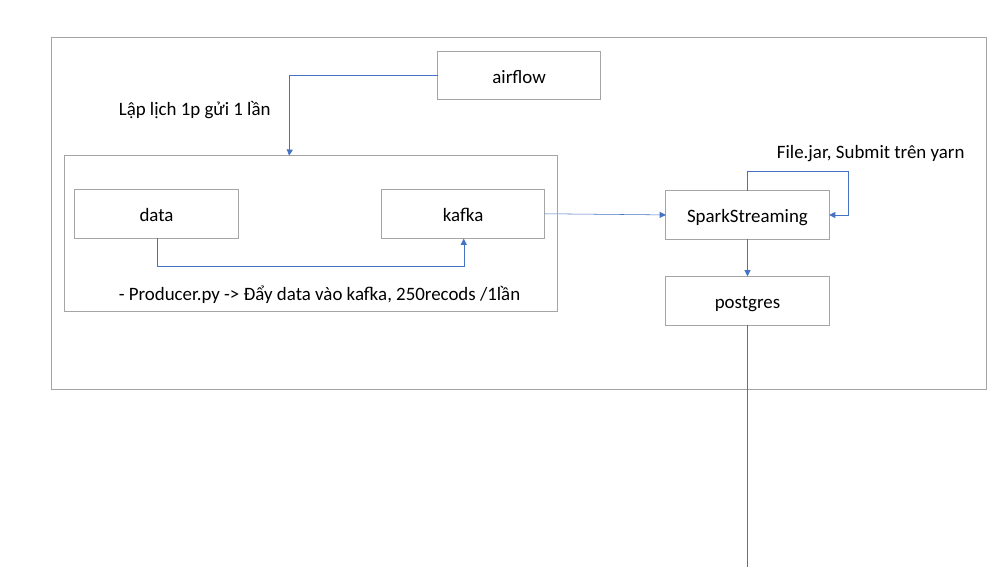
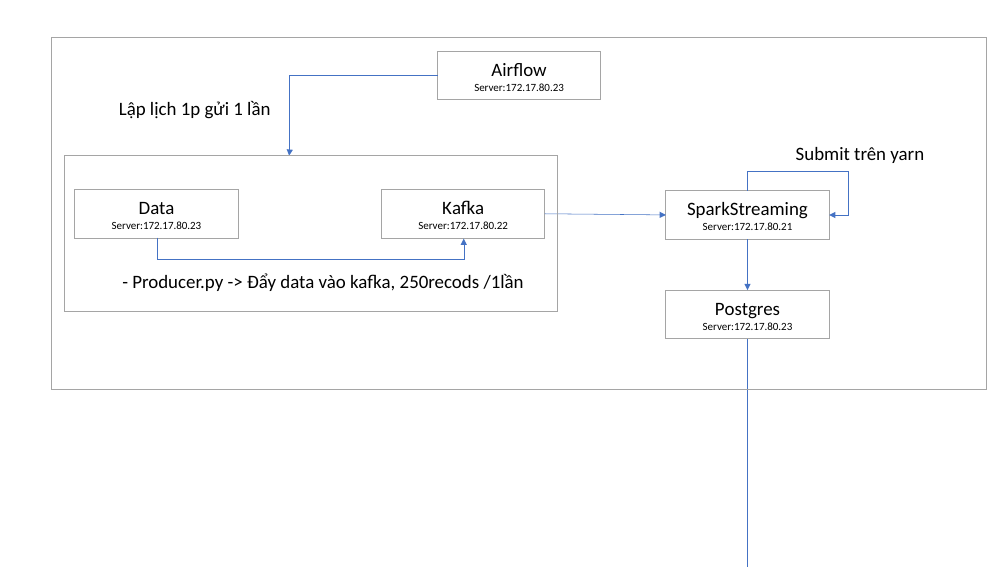
Before and after one commit to nataway/final-masterdev, a slide deck: slide 6 of slide.pptx. Drawn at 1008x567 pixels with LibreOffice and Linux fonts; fonts in the diff are those of the drawing. Boxes give left, top, right and bottom in pixels: in the first picture for what was removed or moved away, otherwise in the second. Text is boxed around its words. In the diff, an @@ line names an element or a change of style, - is before the commit and + after.

```diff
--- a/slide.pptx
+++ b/slide.pptx
@@ text in rectangle at (474, 63, 564, 91): text changed; size 18 to 10.5 pt @@
-airflow
+Airflow
+Server:172.17.80.23
@@ text at (796, 147, 924, 163): text changed @@
-File.jar, Submit trên yarn
+Submit trên yarn
@@ text in rectangle at (112, 202, 202, 229): text changed; size 18 to 10.5 pt @@
-data
+Data
+Server:172.17.80.23
@@ text in rectangle at (418, 200, 508, 229): text changed; size 18 to 10.5 pt @@
-kafka
+Kafka
+Server:172.17.80.22
@@ elbow arrow (157, 237) - (464, 239): route changed @@
@@ text in rectangle at (703, 222, 793, 230): paragraph added @@
+Server:172.17.80.21
@@ text "- Producer.py -> Đẩy data ...": place and size @@
-text "- Producer.py -> Đẩy data ..." at (129, 285, 520, 303)
+text "- Producer.py -> Đẩy data ..." at (132, 273, 524, 291)
@@ arrow moved from (748, 240) - (748, 277) to (748, 240) - (748, 290) @@
@@ rectangle "Postgres": place and size @@
-rectangle "Postgres" at (666, 277, 830, 325)
+rectangle "Postgres" at (666, 290, 830, 339)
@@ text in rectangle at (703, 303, 793, 330): text changed; size 18 to 10.5 pt @@
-postgres
+Postgres
+Server:172.17.80.23
@@ arrow moved from (748, 325) - (748, 567) to (748, 339) - (748, 567) @@
```
Also in this commit, not shown: 5 other slides changed.
